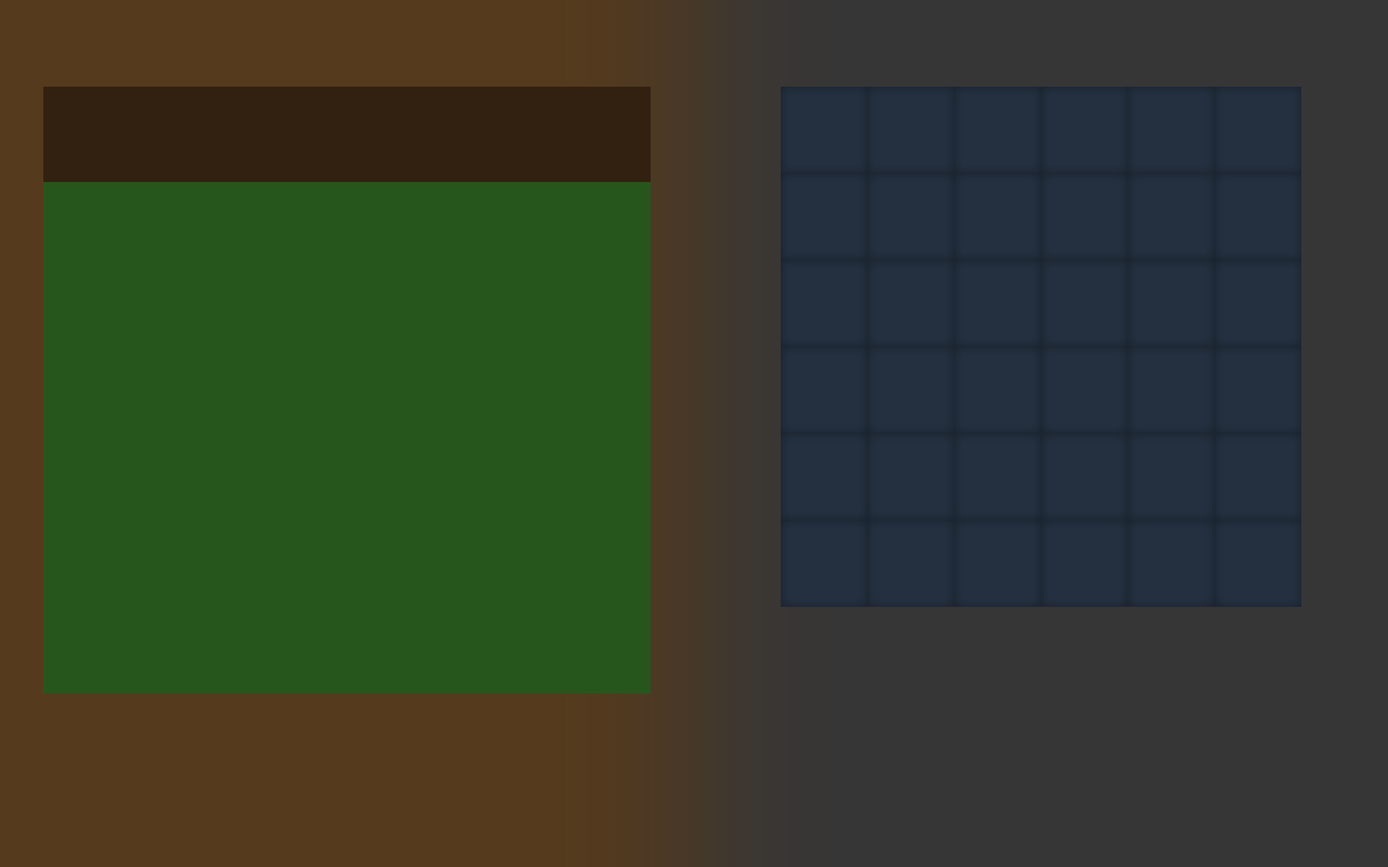
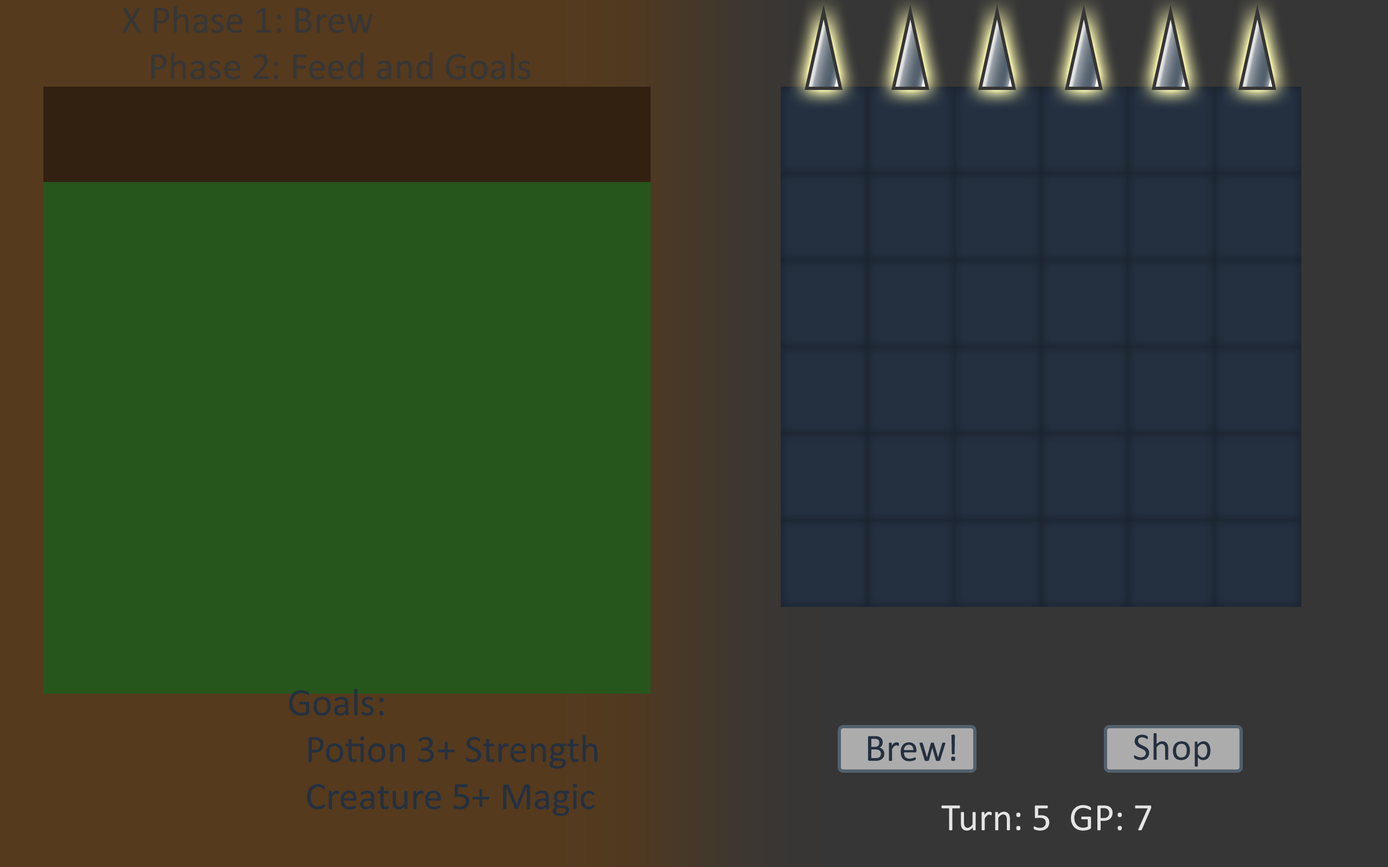
Before/after of a (1388, 867) layered artwork. What changed in the layer stack:
added layer "Spike Highlight1" above "Pipe Board" over [787, 0, 1293, 109]
showed group "Status" (5 layers) over [121, 5, 1243, 831]
